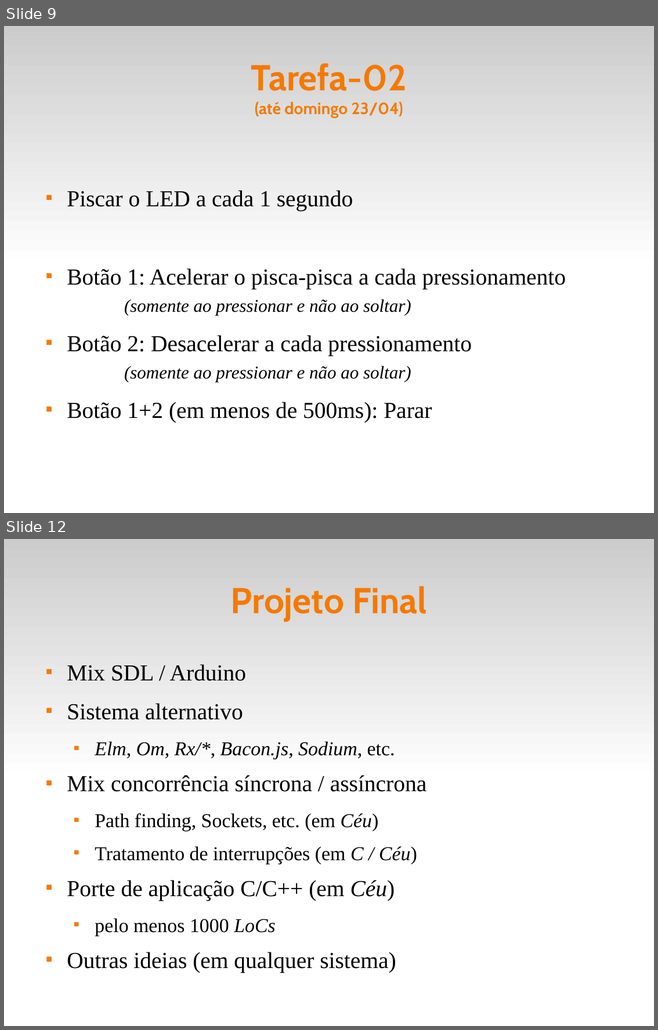
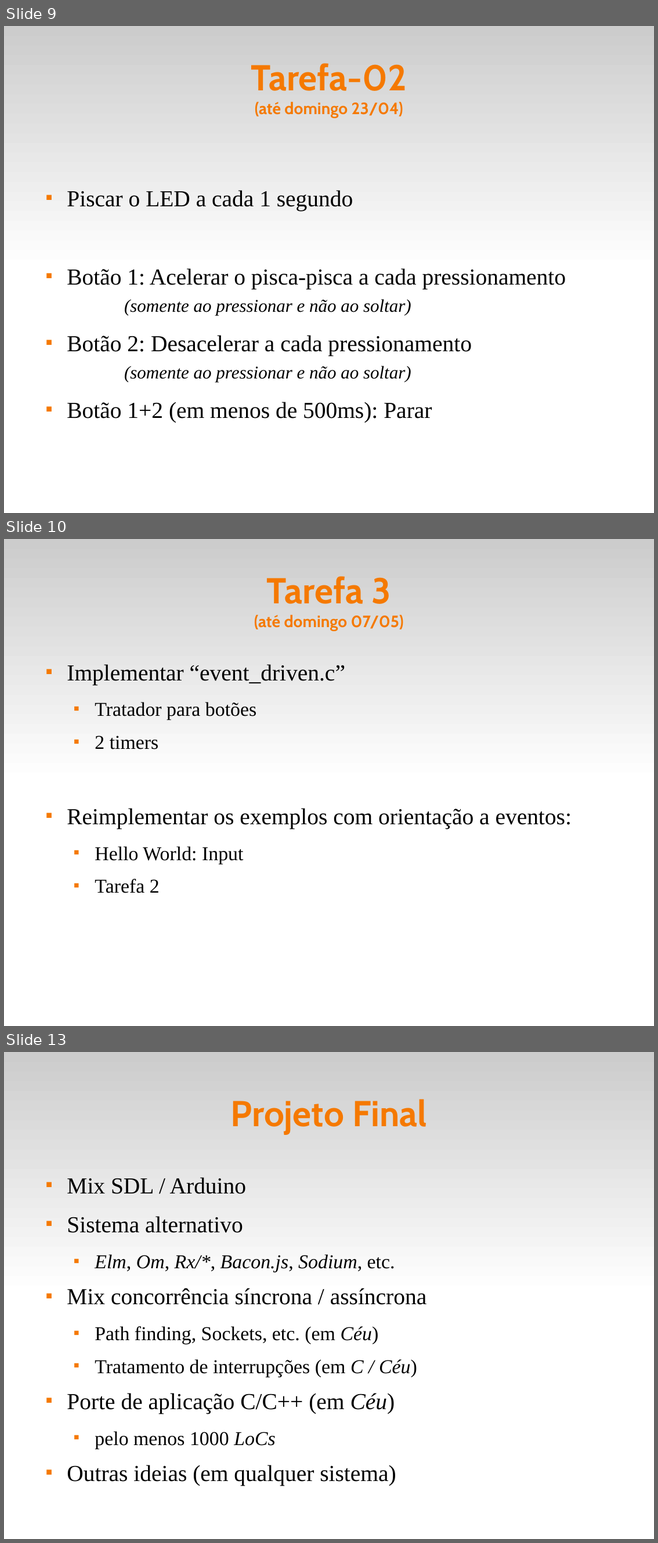
Before and after one commit to fsantanna-uerj/reativos, a slide deck: slides/00_intro.odp. Shown one above the other, each under a label of ours: slides 9 and 12 before the commit, slides 9, 10 and 13 after it; the slides between them are not shown. The pictures are 658x1030 and 658x1543 pixels, drawn with LibreOffice and Linux fonts; fonts in the diff are those of the drawing. Boxes give left, top, right and bottom in pixels: in the first picture for what was removed or moved away, otherwise in the second. Text is boxed around its words. In the diff, an @@ line names an element or a change of style, - is before the commit and + after.

```diff
--- a/slides/00_intro.odp
+++ b/slides/00_intro.odp
@@ slide 10 added at [4,539,654,1026], background #FFFFFF; not listed: 1 template element that a slide beside it also shows @@
@@ title added at [254,576,404,631], 20 pt, text #F57900, bold @@
+Tarefa 3
+(até domingo 07/05)
@@ text added at [67,664,571,893], 28 pt, text #000000 @@
+■ Implementar “event_driven.c”
+  ■ Tratador para botões
+  ■ 2 timers
+■ Reimplementar os exemplos com orientação a eventos:
+  ■ Hello World: Input
+  ■ Tarefa 2
@@ what was slide 12 is now slide 13 @@
```
Also in this commit, not shown: 1 slide changed, 5 other files.
